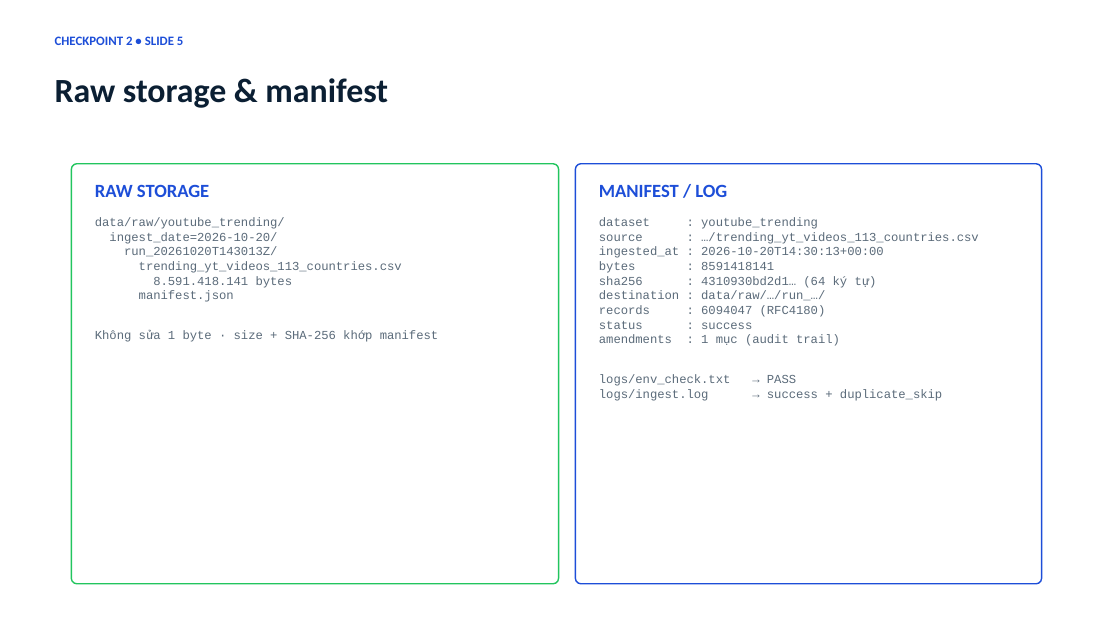
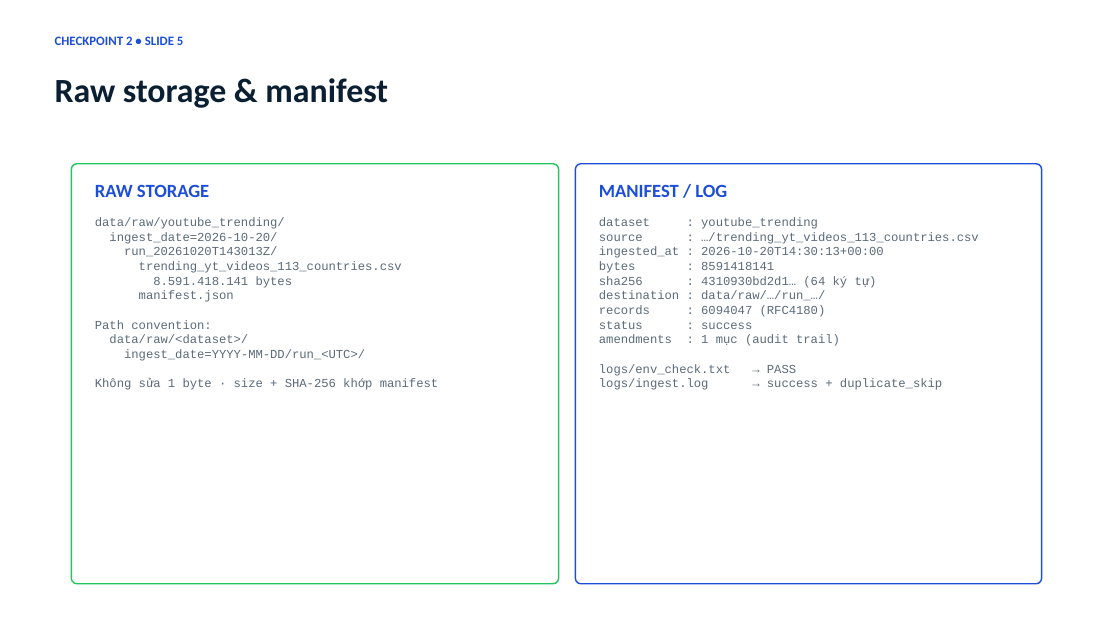
Before and after one commit to kichirou244/bigdata-project, a slide deck: slide 5 of docs/Checkpoint2_Report_YouTube_Trending.pptx. Drawn at 1120x630 pixels with LibreOffice and Linux fonts; fonts in the diff are those of the drawing. Boxes give left, top, right and bottom in pixels: in the first picture for what was removed or moved away, otherwise in the second. Text is boxed around its words. In the diff, an @@ line names an element or a change of style, - is before the commit and + after.

```diff
--- a/docs/Checkpoint2_Report_YouTube_Trending.pptx
+++ b/docs/Checkpoint2_Report_YouTube_Trending.pptx
@@ text "dataset : youtube_trending" rewrapped from [599, 217, 979, 401] to [599, 217, 979, 390] @@
@@ text at [95, 320, 365, 361]: paragraphs added @@
+Path convention:
+data/raw/<dataset>/
+ingest_date=YYYY-MM-DD/run_<UTC>/
```
Also in this commit, not shown: 4 other slides changed, 41 other files.
